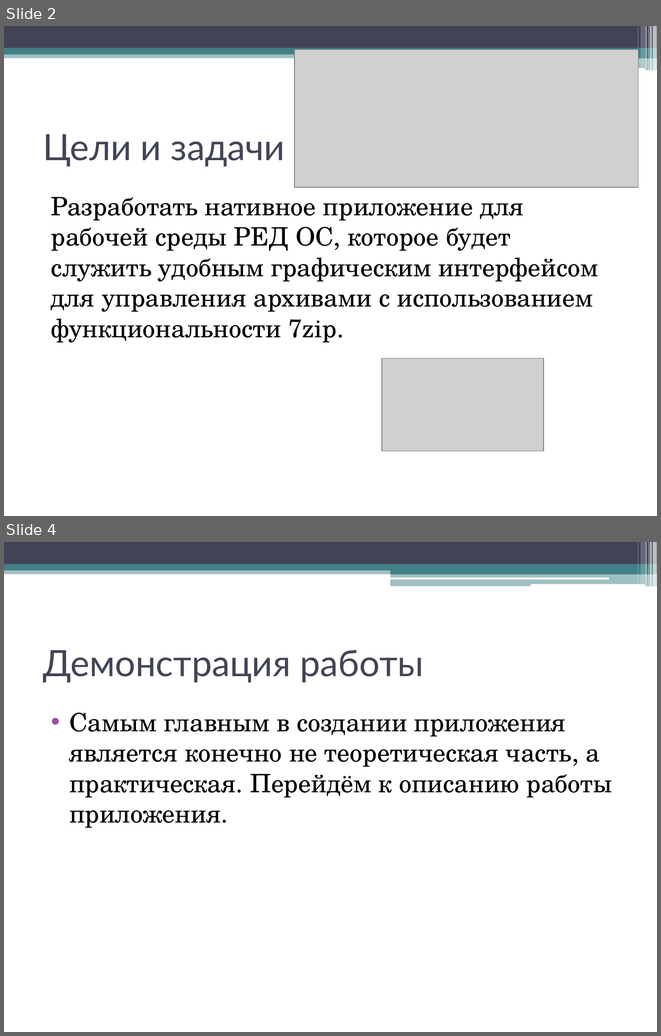
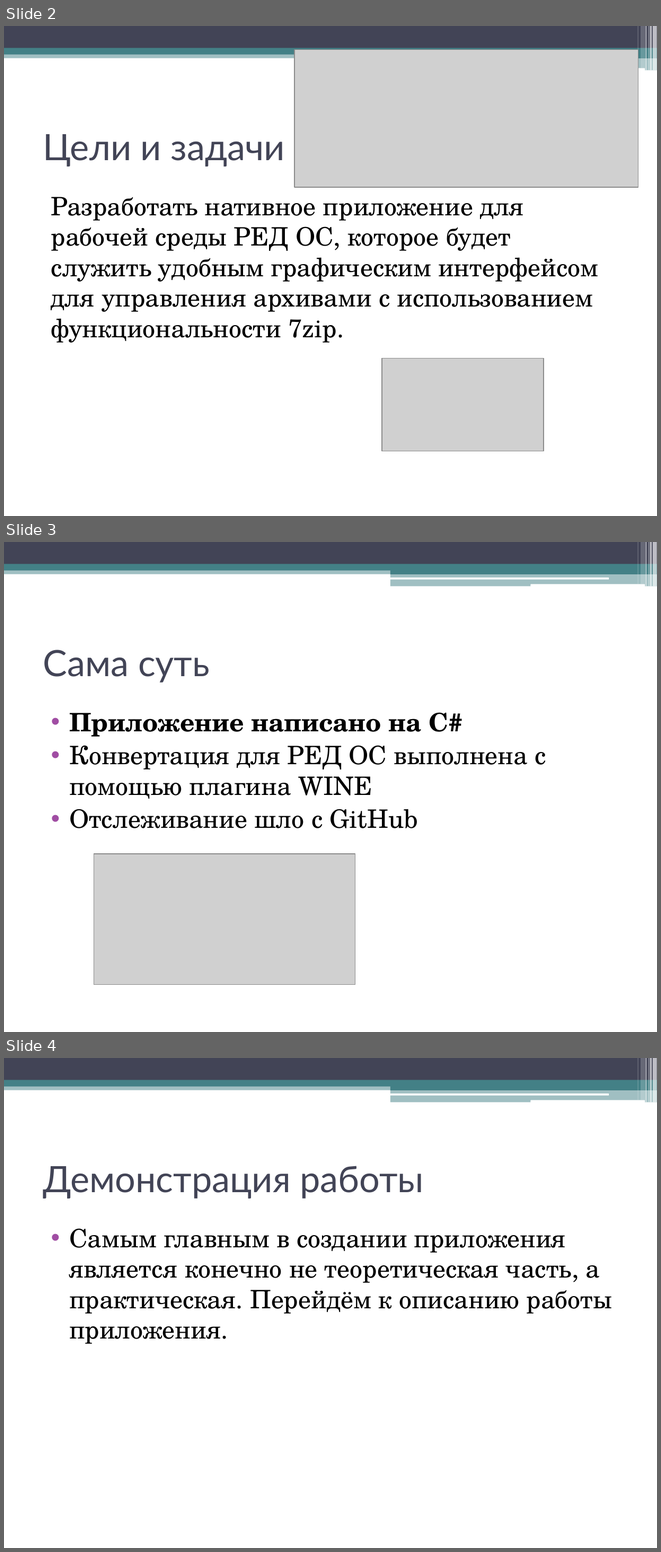
Before and after one commit to TryExit/ZipVolokSoft, a slide deck: ZipVolokSoftPP.pptx. Shown one above the other, each under a label of ours: slides 2 and 4 before the commit, slides 2, 3 and 4 after it; the slides between them are not shown. The pictures are 661x1036 and 661x1552 pixels, drawn with LibreOffice and Linux fonts; fonts in the diff are those of the drawing; grey boxes stand for pictures. Boxes give left, top, right and bottom in pixels: in the first picture for what was removed or moved away, otherwise in the second. Text is boxed around its words. In the diff, an @@ line names an element or a change of style, - is before the commit and + after.

```diff
--- a/ZipVolokSoftPP.pptx
+++ b/ZipVolokSoftPP.pptx
@@ slide 3 added at box(4, 542, 657, 1032), background #FFFFFF; not listed: 13 template elements that a slide beside it also shows @@
@@ title added at box(43, 650, 210, 682), 40 pt, text #424456 @@
+Сама суть
@@ text added at box(69, 712, 546, 828), 28 pt, text #000000 @@
+• Приложение написано на C#
+• Конвертация для РЕД ОС выполнена с помощью плагина WINE
+• Отслеживание шло с GitHub
@@ picture added at box(94, 854, 355, 984) @@
```
Also in this commit, not shown: 1 slide removed.
